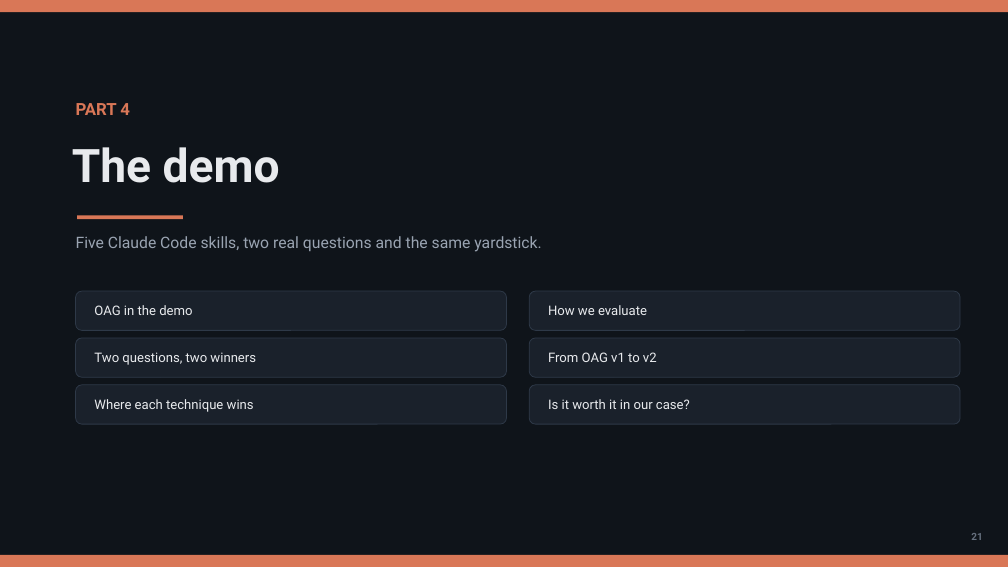
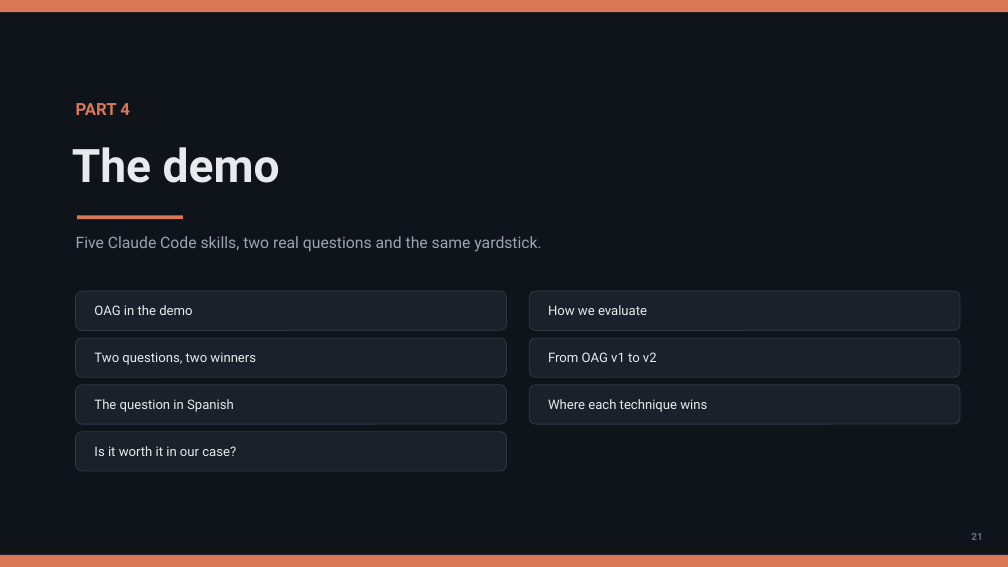
Before and after one commit to olonok69/oag_vs_kg_ml_engineer, a slide deck: slide 21 of presentacion/OAG_vs_KG_Presentation_EN.pptx. Drawn at 1008x567 pixels with LibreOffice and Linux fonts; fonts in the diff are those of the drawing. Boxes give left, top, right and bottom in pixels: in the first picture for what was removed or moved away, otherwise in the second. Text is boxed around its words. In the diff, an @@ line names an element or a change of style, - is before the commit and + after.

Commit message:
Add a semantic layer for questions in plain Spanish
The corpus is in English and Naive RAG, GraphRAG and OAG match words, so a
question in Spanish without code names finds nothing. Adds demo/semantic.py
(multilingual embeddings, CPU) used at the first step of each technique:
Naive RAG --embed, GraphRAG semantic seed, OAG components by similarity. The
ontology v3 adds Spanish synonyms as the model-free alternative. All scripts
take --lang es; compare.py adds a plain Spanish table per question. Guides,
technical guides (code links updated), skills and deck (32 slides) updated.
The embed group installs CPU torch from the PyTorch index.

```diff
--- a/presentacion/OAG_vs_KG_Presentation_EN.pptx
+++ b/presentacion/OAG_vs_KG_Presentation_EN.pptx
@@ text at box(94, 399, 234, 412): text changed @@
-Where each technique wins
+The question in Spanish
@@ text at box(548, 399, 707, 412): text changed @@
-Is it worth it in our case?
+Where each technique wins
@@ rounded rectangle added at box(76, 432, 507, 471), fill #1A212B, outline #2E3948 0.75 pt @@
@@ text added at box(94, 446, 236, 456), 12.5 pt, text #E8EAED @@
+Is it worth it in our case?
```
Also in this commit, not shown: 4 other slides changed, 1 slide added, 29 other files.
